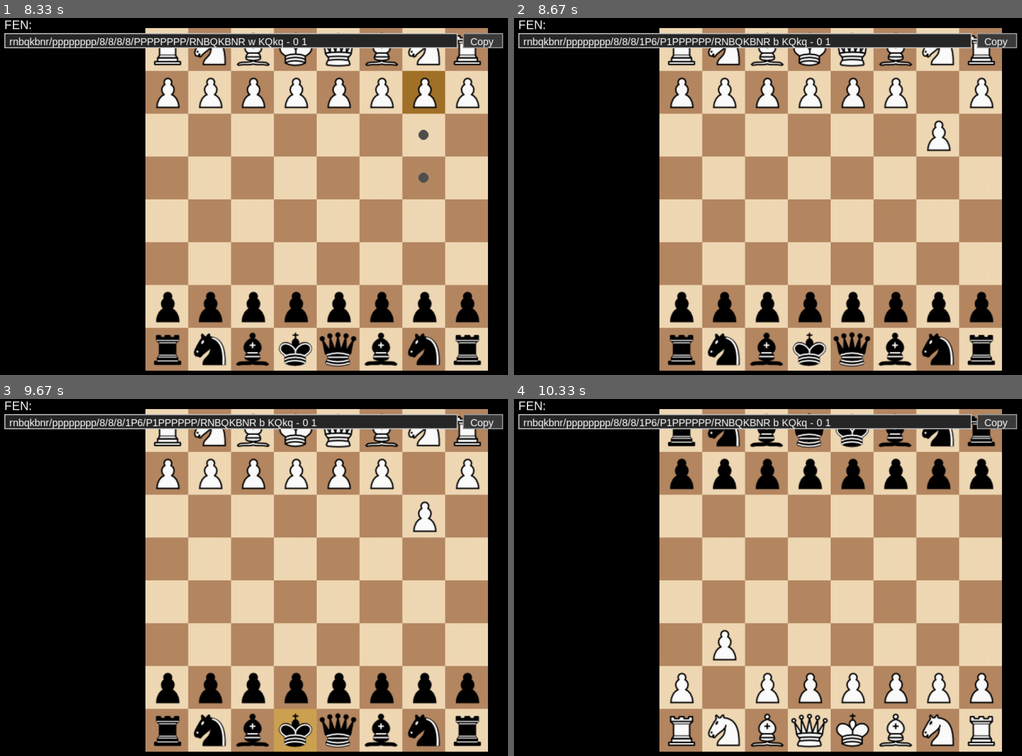
Above: before the commit, frames 1-4 (two rows, left to right).
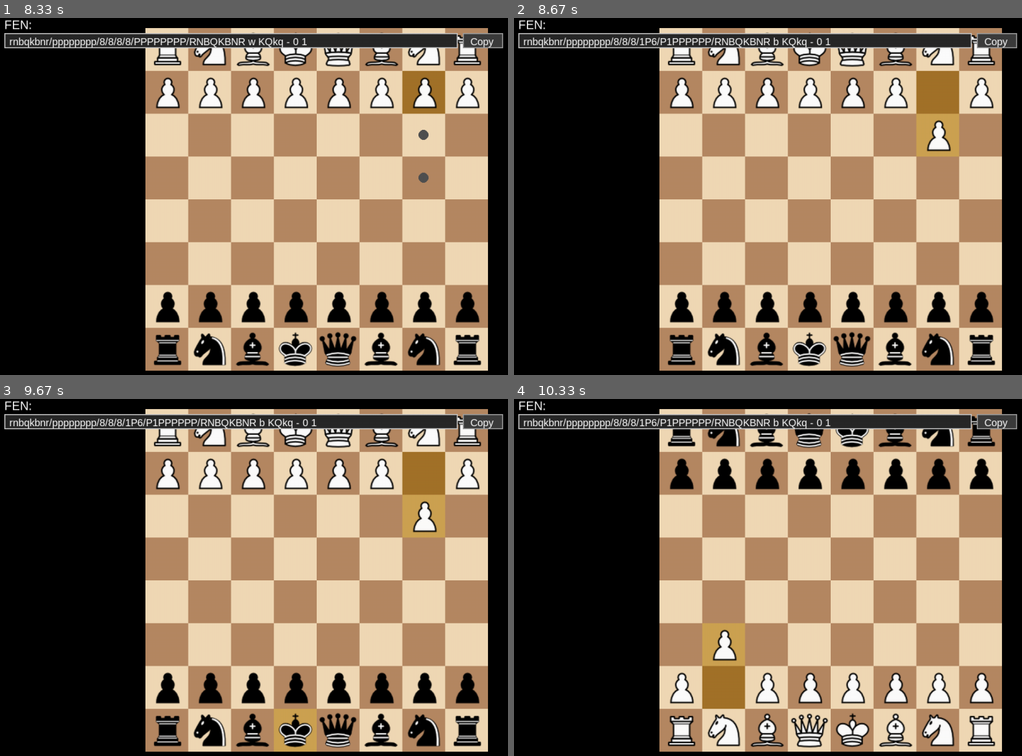
Above: after the commit, the same moments.

Repository: ArielBaron/chesspygame
Game: pygame game, started from main.py
Two runs of this game, one before a commit and one after it. Both use one fixed random seed, a clock stepped at 60 frames per second and the inputs below.
Inputs (mouse positions are in pixels of both pictures, inside the frame that each line leads up to):
- Up to frame 1 (8.33 s): click (314, 200) at 0.38 s; click (152, 310) at 1.28 s; click (238, 171) at 1.62 s; click (157, 285) at 3.08 s; click (269, 175) at 3.42 s; click (426, 328) at 3.75 s; click (411, 246) at 4.08 s; tap F at 4.93, 5.9, 8 s; click (304, 325) at 6.22 s; click (436, 314) at 6.55 s; click (187, 64) at 6.88 s; click (198, 321) at 7.65 s
- Up to frame 2 (8.67 s): click (930, 121) at 8.38 s
- Up to frame 3 (9.67 s): click (284, 713) at 9.38 s
- Up to frame 4 (10.33 s): click (955, 556) at 9.72 s; tap F at 10.07 s

Frame 1 is identical in both runs. In frame 2, 1.8% of the frame differs, in the area x 79-88%, y 14-39%; in frame 3, 1.8%; in frame 4, 1.8%, in the area x 36-46%, y 62-87%.

Commit message:
en passant lol

Diff:
--- a/main.py
+++ b/main.py
@@ -56,8 +56,8 @@
 FONT = pygame.font.SysFont("arial", 24)
 SMALL_FONT = pygame.font.SysFont("arial", 20)
 
-MOVE_SOUND = pygame.mixer.Sound("./Assets/sound_effects/move-self.mp3")
-CAPTURE_SOUND = pygame.mixer.Sound("./Assets/sound_effects/capture.mp3")
+MOVE_SOUND = pygame.mixer.Sound(f"{base_path}/sound_effects/move-self.mp3")
+CAPTURE_SOUND = pygame.mixer.Sound(f"{base_path}/sound_effects/capture.mp3")
 
 def interpret_fen_board(fen):
     board_part = fen.split(" ")[0]
@@ -86,7 +86,7 @@
         (board[square].isupper() and turn == "w") or (board[square].islower() and turn == "b")
     )
 
-def draw_chessboard(board, flip_board=False):
+def draw_chessboard(board, flip_board=False, last_move=None):
     screen.fill(BLACK)
     for y in range(BOARD_SIZE):
         for x in range(BOARD_SIZE):
@@ -101,9 +101,10 @@
                 SQUARE_SIZE,
                 SQUARE_SIZE
             )
+
             pygame.draw.rect(screen, color, rect)
 
-            if selected_square == (x, y):
+            if selected_square == (x, y) or (last_move is not None and (x, y) == last_move[0]) or (last_move is not None and (x, y) == last_move[1]):
                 highlight_color = HIGHLIGHT_LIGHT if (x + y) % 2 == 0 else HIGHLIGHT_DARK
                 pygame.draw.rect(screen, highlight_color, rect)
 
@@ -111,11 +112,11 @@
             if cur_piece != '.':
                 screen.blit(pieces[cur_piece], (rect.x, rect.y))
 
+            center_x = rect.x + SQUARE_SIZE // 2
+            center_y = rect.y + SQUARE_SIZE // 2
+            radius = 10
             for move in legal_moves:
                 if move == (x, y):
-                    center_x = rect.x + SQUARE_SIZE // 2
-                    center_y = rect.y + SQUARE_SIZE // 2
-                    radius = 10
                     pygame.draw.circle(screen, (80, 80, 80), (center_x, center_y), radius)
 
 def to_index(pos):
@@ -150,6 +151,14 @@
     board_part = '/'.join(fen_rows)
     return f"{board_part} {turn} {castling} {en_passant} {halfmove} {fullmove}"
 
+def get_fen_en_passent(en_pass):  # from e4
+    if en_pass == "-":
+        return ()
+    return (ord(en_pass[0].lower()) - ord('a'), 8 - int(en_pass[1]))
+
+def make_fen_en_passent(en_pass):  # from (x,y)
+    return chr(en_pass[0] + 97) + str(en_pass[1]) if en_pass != () else "-"
+
 def draw_fen_display(fen):
     global hovering_copy
 
@@ -204,8 +213,10 @@
     global selected_square, legal_moves, hovering_copy, show_copied, copy_timer
     fen = "rnbqkbnr/pppppppp/8/8/8/8/PPPPPPPP/RNBQKBNR w KQkq - 0 1"
     board, turn, castling, en_passant, halfmove, fullmove = interpret_fen(fen)
+    en_passant = get_fen_en_passent(en_passant)
     flip_board = False
     running = True
+    last_move = None
 
     while running:
         clock.tick(FPS)
@@ -227,41 +238,70 @@
                         show_copied = True
                         copy_timer = pygame.time.get_ticks()
                     else:
-                        sq_pos = get_square_at_pos(mouse_pos, flip_board)
-                        if sq_pos is not None:
-                            sq = sq_pos[1] * BOARD_SIZE + sq_pos[0]
+                        cur_sq_pos = get_square_at_pos(mouse_pos, flip_board)
+                        if cur_sq_pos is not None:
+                            sq = cur_sq_pos[1] * BOARD_SIZE + cur_sq_pos[0]
                             if is_select_valid(board, sq, turn):
-                                selected_square = sq_pos
-                                legal_moves = generate_piece_moves(board, turn, sq_pos)
-
-                            elif sq_pos in legal_moves:
-                                captured = board[to_index(sq_pos)] != '.'
+                                selected_square = cur_sq_pos
+                                legal_moves = generate_piece_moves(board, turn, cur_sq_pos, en_passant)
+
+                            elif selected_square is not None and cur_sq_pos in legal_moves:
                                 moved_piece = board[to_index(selected_square)]
-                                board = update_board(board, selected_square, sq_pos)
+
+                                is_en_passant = (
+                                    moved_piece.lower() == 'p' and
+                                    cur_sq_pos == en_passant and
+                                    board[to_index(cur_sq_pos)] == '.'
+                                )
+
+                                captured = board[to_index(cur_sq_pos)] != '.' or is_en_passant
+
+                                # Handle en passant capture
+                                if is_en_passant:
+                                    # Remove the captured pawn behind the en passant square
+                                    capture_y = cur_sq_pos[1] + (1 if moved_piece.isupper() else -1)
+                                    capture_x = cur_sq_pos[0]
+                                    capture_idx = to_index((capture_x, capture_y))
+                                    board = list(board)
+                                    board[capture_idx] = '.'
+                                    board = ''.join(board)
+
+                                board = update_board(board, selected_square, cur_sq_pos)
 
                                 if captured:
                                     CAPTURE_SOUND.play()
                                 else:
                                     MOVE_SOUND.play()
+
+                                # Reset or increment halfmove clock
                                 if moved_piece.lower() == 'p' or captured:
                                     halfmove = 0
                                 else:
                                     halfmove += 1
+
+                                # Update en passant square after pawn double move
+                                if moved_piece.lower() == 'p' and abs(cur_sq_pos[1] - selected_square[1]) == 2:
+                                    en_passant = (cur_sq_pos[0], (cur_sq_pos[1] + selected_square[1]) // 2)
+                                else:
+                                    en_passant = ()
+
+                                # Update turn and fullmove
                                 if turn == 'b':
                                     fullmove += 1
                                 turn = 'b' if turn == 'w' else 'w'
-                                fen = board_to_fen(board, turn, castling, en_passant, halfmove, fullmove)
+
+                                last_move = (selected_square, cur_sq_pos)
+                                fen = board_to_fen(board, turn, castling, make_fen_en_passent(en_passant), halfmove, fullmove)
                                 legal_moves = []
                                 selected_square = None
+
                             else:
                                 selected_square = None
                                 legal_moves = []
 
-        draw_chessboard(board, flip_board)
+        draw_chessboard(board, flip_board, last_move)
         button_rect = draw_fen_display(fen)
-
         show_copied = draw_copy_feedback(show_copied, copy_timer, button_rect)
-
         pygame.display.flip()
 
     pygame.quit()
--- a/move_generator.py
+++ b/move_generator.py
@@ -52,7 +52,7 @@
                 moves.append((nx, ny))
     return moves
 
-def generate_pawn_moves(board, turn, square):
+def generate_pawn_moves(board, turn, square, en_pass):
     x, y = square
     moves = []
     direction = -1 if turn == 'w' else 1
@@ -70,7 +70,11 @@
         nx, ny = x + dx, y + direction
         if is_on_board(nx, ny):
             target = board[square_index(nx, ny)]
+            # Normal captures
             if is_enemy(target, turn):
+                moves.append((nx, ny))
+            # En passant capture
+            if en_pass == (nx, ny):
                 moves.append((nx, ny))
     return moves
 
@@ -88,7 +92,7 @@
                     moves.append((nx, ny))
     return moves
 
-def generate_piece_moves(board, turn, square):
+def generate_piece_moves(board, turn, square, en_pass):
     x, y = square
     piece = board[square_index(x, y)]
     lower_piece = piece.lower()
@@ -102,7 +106,7 @@
     if lower_piece == 'n':
         return generate_knight_moves(board, turn, (x, y))
     if lower_piece == 'p':
-        return generate_pawn_moves(board, turn, (x, y))
+        return generate_pawn_moves(board, turn, (x, y), en_pass)
     if lower_piece == 'k':
         return generate_king_moves(board, turn, (x, y))
 
